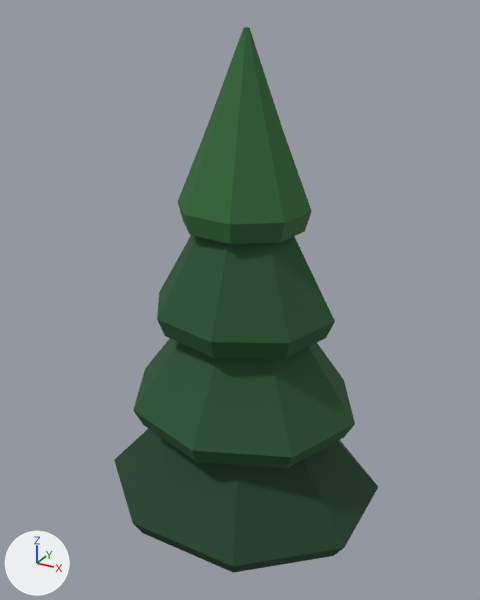
Renders of the glTF model assets/props/E1_pine_a.glb from each side of a commit.
Camera for both pictures: a 50 mm lens placed at (2.13, -3.91, 4.31), pointed at (-0.06, 0.07, 2.32). The lights are fixed; the arrows at lower left show +X, +Y and +Z. The first picture is the older version. Vertices at exactly the same position are counted once.

Objects in the first picture: 'E1_pine_a'.
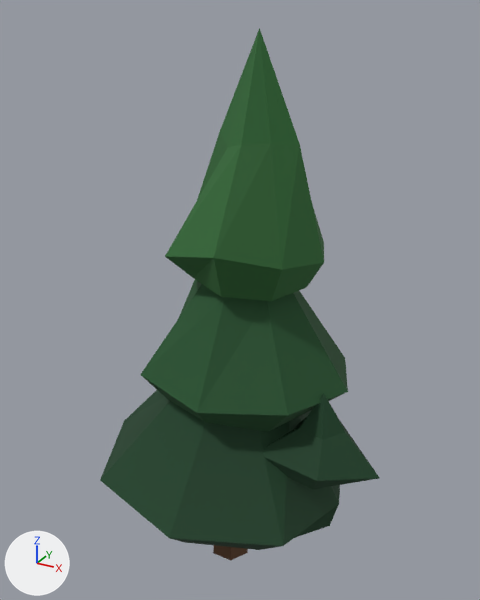
Boxes (x1, y1, x2, y2) around the edits, measured in the pictures (480 x 600 px):
'E1_pine_a', reshaped
    before: (114, 27, 378, 573)
    after: (100, 28, 379, 560)
part 1 of me_e1_pine_a, rebuilt (19% wider, 26% taller)
    before: (178, 27, 312, 244)
    after: (165, 28, 324, 301)
part 2 of me_e1_pine_a, rebuilt (9% narrower, 11% taller)
    before: (114, 429, 378, 573)
    after: (100, 390, 340, 550)
part 3 of me_e1_pine_a, rebuilt (6% narrower, 17% taller)
    before: (133, 339, 355, 469)
    after: (140, 280, 348, 432)
part 4 of me_e1_pine_a, rebuilt (not visible before)
    after: (213, 545, 248, 560)
part 5 of me_e1_pine_a, added (green)
    after: (263, 393, 379, 489)
part 6 of me_e1_pine_a, deleted (green)
    before: (157, 235, 335, 359)

What the commit changed:
me_e1_pine_a is used by ob_e1_pine_a; location (0.0, 0.0, 0.0).
me_e1_pine_a had 140 vertices, 260 faces and spanned x -1.04..1.04, y -0.91..0.91, z 0.0..4.2.
me_e1_pine_a now has 117 vertices, 210 faces and spans x -1.18..1.18, y -0.95..0.95, z 0.0..4.2.
me_e1_pine_a part 1: the loose piece of 32 vertices spanning x -0.46..0.46, y -0.41..0.41, z 2.92..4.2 is rebuilt with 25 vertices and now spans x -0.47..0.63, y -0.57..0.51, z 2.53..4.2.
me_e1_pine_a part 2: the loose piece of 32 vertices spanning x -1.04..1.04, y -0.91..0.91, z 0.66..2.02 is rebuilt with 25 vertices and now spans x -1.18..0.85, y -0.95..0.95, z 0.54..2.45.
me_e1_pine_a part 3: the loose piece of 32 vertices spanning x -0.91..0.91, y -0.8..0.8, z 1.41..2.78 is rebuilt with 25 vertices and now spans x -0.72..0.85, y -0.69..0.63, z 1.5..3.28.
me_e1_pine_a part 4: the loose piece of 12 vertices spanning x -0.16..0.15, y -0.13..0.13, z 0.0..1.63 is rebuilt with 18 vertices and now spans x -0.27..0.16, y -0.18..0.12, z 0.0..3.55.
me_e1_pine_a part 5: a new loose piece of 16 vertices spanning x 0.34..1.18, y -0.48..0.13, z 1.23..1.91, in mat_propvertexcolor.
Part 6, on me_e1_pine_a:
32 vertices are removed from x -0.69..0.69, y -0.6..0.6, z 2.17..3.53.
60 faces are deleted.
Other edits to the shape of me_e1_pine_a do not show in these pictures.
